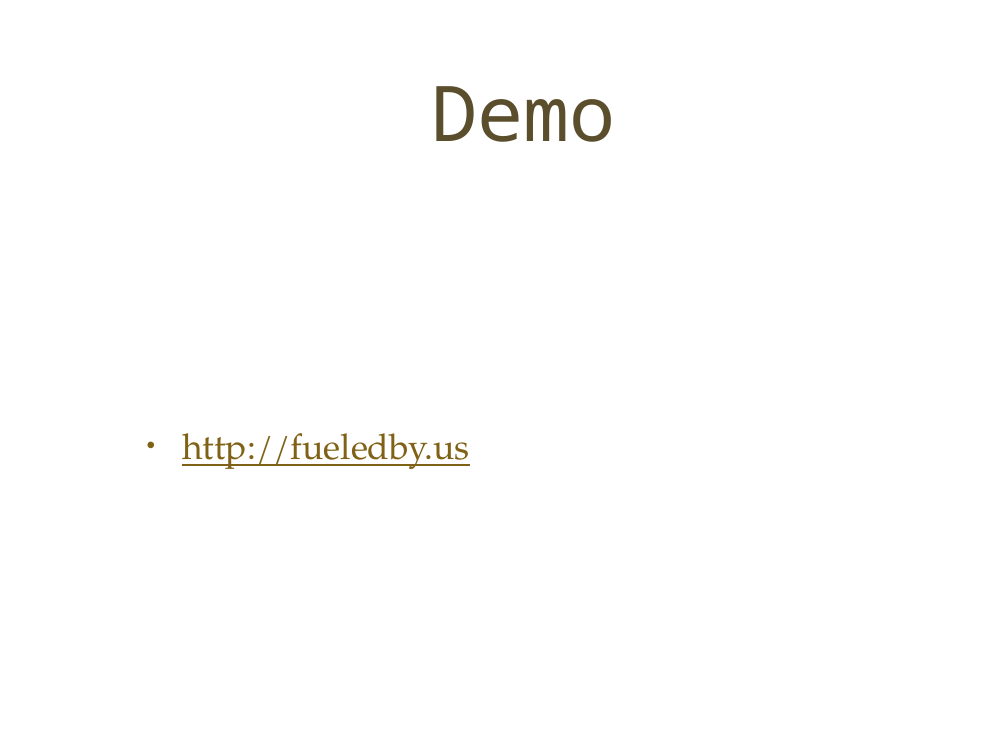
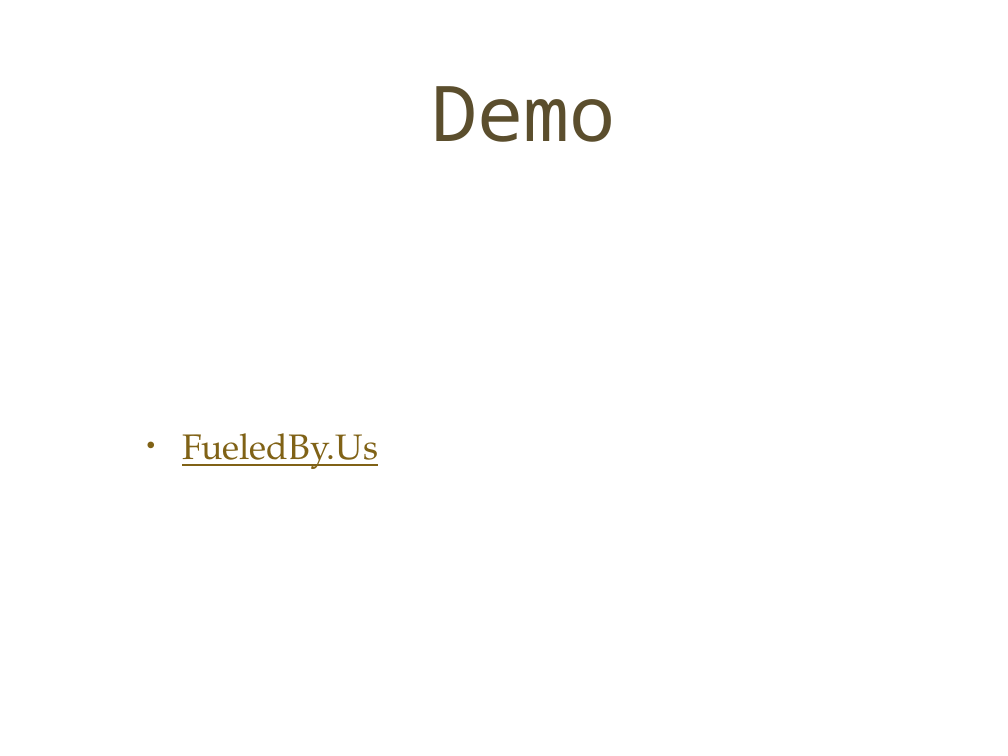
Before and after one commit to nullsix/fueledby.us-demo, a slide deck: slide 13 of pitch/pitch.ppt (slide 11 before the commit). Drawn at 1008x756 pixels with LibreOffice and Linux fonts; fonts in the diff are those of the drawing; background and template pictures are left out. Boxes give left, top, right and bottom in pixels: in the first picture for what was removed or moved away, otherwise in the second. Text is boxed around its words. In the diff, an @@ line names an element or a change of style, - is before the commit and + after.

```diff
--- a/pitch/pitch.ppt
+++ b/pitch/pitch.ppt
@@ text at (x1=182, y1=433, x2=378, y2=469): text changed @@
-• http://fueledby.us
+• FueledBy.Us
```
Also in this commit, not shown: 7 other slides changed, 2 slides added, 2 other files.
